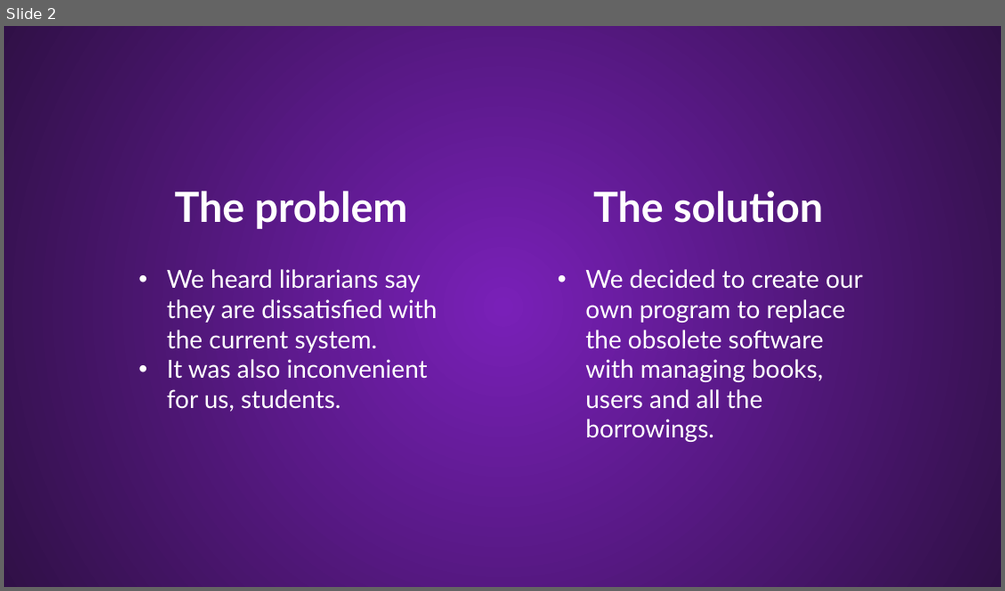
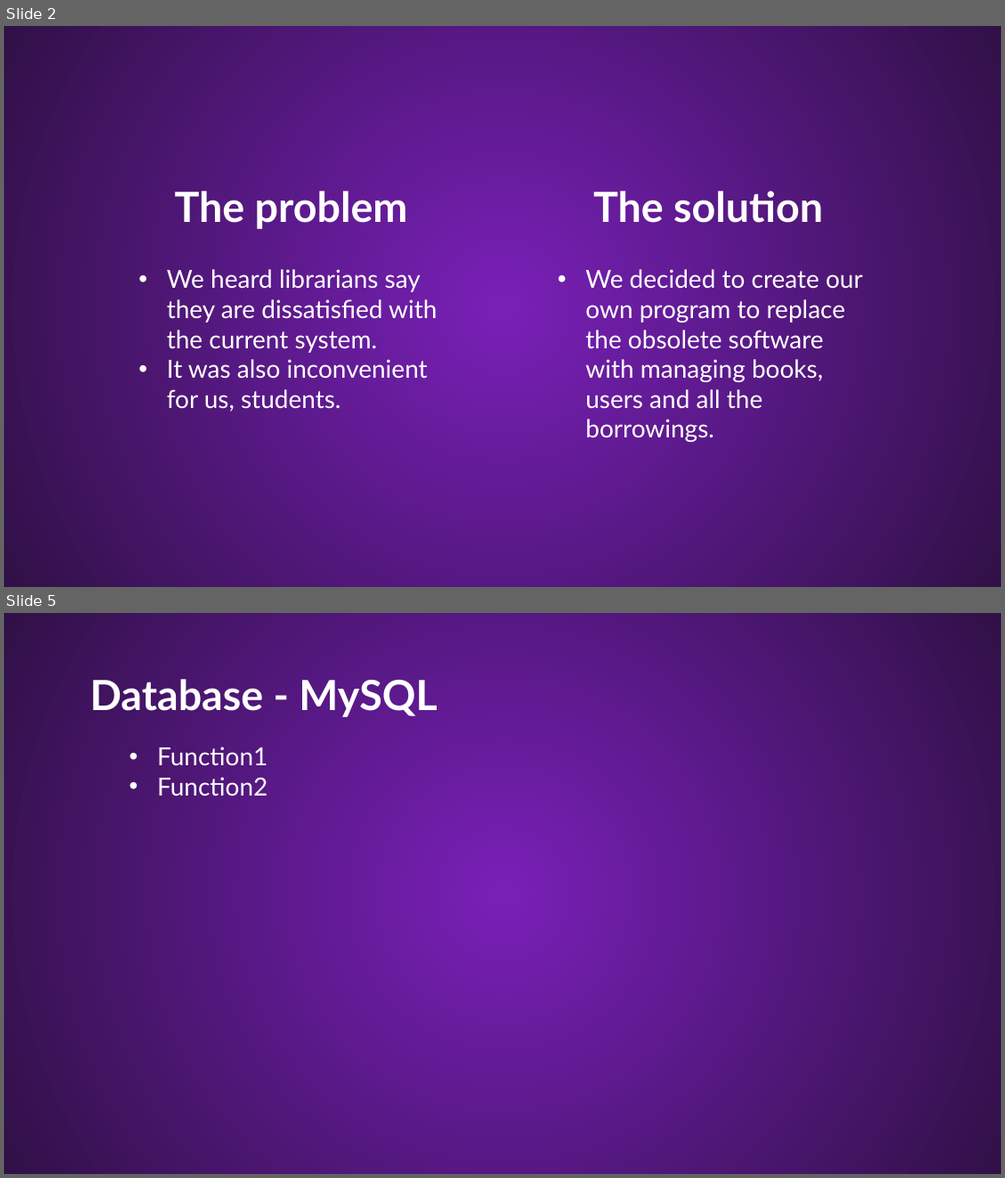
Before and after one commit to Palacsinta002/LMS, a slide deck: Presentation/LMS Presentation.pptx. Shown one above the other, each under a label of ours: slide 2 before the commit, slides 2 and 5 after it; the slides between them are not shown. The pictures are 1005x591 and 1005x1178 pixels, drawn with LibreOffice and Linux fonts; fonts in the diff are those of the drawing; background and template pictures are left out. Boxes give left, top, right and bottom in pixels: in the first picture for what was removed or moved away, otherwise in the second. Text is boxed around its words. In the diff, an @@ line names an element or a change of style, - is before the commit and + after.

```diff
--- a/Presentation/LMS Presentation.pptx
+++ b/Presentation/LMS Presentation.pptx
@@ slide 5 added at [4, 613, 1001, 1174], background #54167F; not listed: 1 template element that a slide beside it also shows @@
@@ text added at [90, 679, 437, 717], 40 pt, text #FFFFFF, bold @@
+Database - MySQL
@@ text added at [157, 747, 267, 796], 24 pt, text #FFFFFF @@
+• Function1
+• Function2
```
Also in this commit, not shown: 1 slide changed, 9 other slides added, 1 slide removed, 1 other file.
